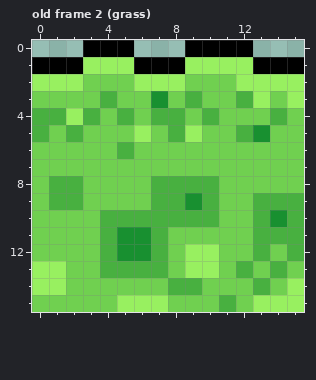
A pixel-art file gets an edit: resources/sprites/items.aseprite. The picture above is the old version.
16x16 pixels, 88 frames. Shown: old frame 2 (grass). The commit also changed other frames, which this record leaves out.
And afterwards:
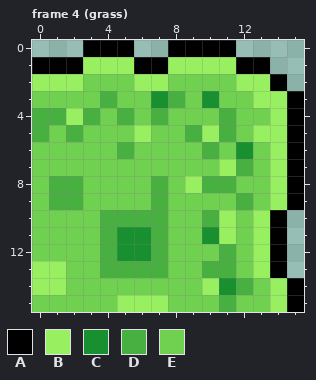
Palette (. is transparent): A #000000  B #98f060  C #189030  D #48b040  E #70d050
A new or re-ordered frame is compared with the old frame closest to it.
Difference:
frames 88 -> 96
Frame 4 (grass) is new; against old frame 2 (grass):
y 0: x 8 . -> A; x 12 A -> .
y 1: x 8 A -> B; x 12 B -> A; x 14..15 AA -> ..
y 2: x 8 B -> E; x 14..15 BB -> A.
y 3: x 8..10 EDE -> DEC; x 12 D -> E; x 14..15 EB -> BA
y 4: x 8 D -> E; x 10..11 DE -> ED; x 14..15 DE -> BA
y 5: x 8..15 DBEEDCEE -> EDBDEBBA
y 6: x 10 E -> D; x 12 E -> C; x 14..15 EE -> BA
y 7: x 11..12 EE -> BD; x 14..15 EE -> BA
y 8: x 8..9 DD -> EB; x 11 E -> D; x 14..15 EE -> BA
y 9: x 8..10 DCD -> EEE; x 12..15 EDDD -> DEBA
y 10: x 8..9 DD -> EE; x 11 E -> B; x 13..15 DCD -> BA.
y 11: x 10..11 EE -> CB; x 13..15 DDD -> BA.
y 12: x 9..11 BBE -> EED; x 13..15 DED -> BA.
y 13: x 9..15 BBEDEDE -> EDDEBA.
y 14: x 8..15 DDEEEDEB -> EEBCDEBA
y 15: x 13 B -> E; x 15 B -> A
